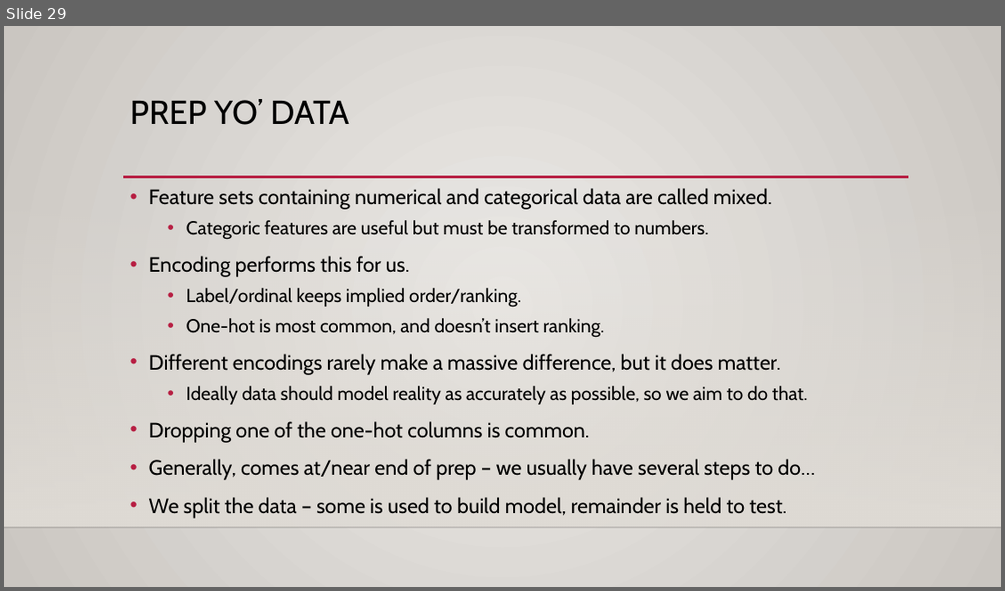
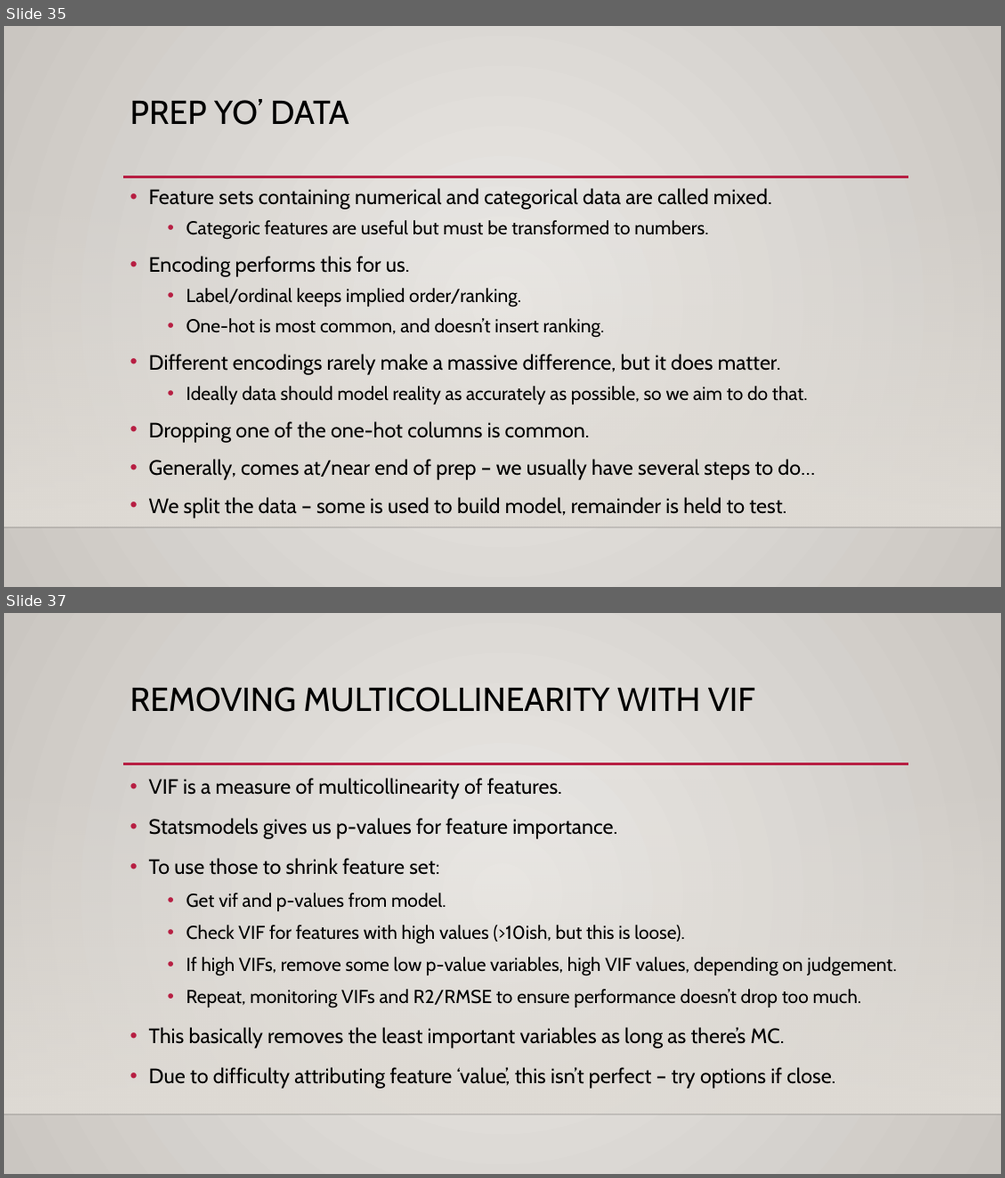
Before and after one commit to AkeemSemperDataScience/Basic_Stats_in_Python_Student_Repository, a slide deck: reference_material/slides/022_encoding.pptx. Shown one above the other, each under a label of ours: slide 29 before the commit, slides 35 and 37 after it; the slides between them are not shown. The pictures are 1005x591 and 1005x1178 pixels, drawn with LibreOffice and Linux fonts; fonts in the diff are those of the drawing; background and template pictures are left out. Boxes give left, top, right and bottom in pixels: in the first picture for what was removed or moved away, otherwise in the second. Text is boxed around its words. In the diff, an @@ line names an element or a change of style, - is before the commit and + after.

```diff
--- a/reference_material/slides/022_encoding.pptx
+++ b/reference_material/slides/022_encoding.pptx
@@ slide 37 added at [4,613,1001,1174], background gradient #ECEAE7 to #CAC7C1; not listed: 3 template elements that a slide beside it also shows @@
@@ title added at [130,687,755,712], 32 pt, text #000000 @@
+REMOVING MULTICOLLINEARITY WITH VIF
@@ text added at [149,778,896,1088], 20 pt, text #000000 @@
+• VIF is a measure of multicollinearity of features.
+• Statsmodels gives us p-values for feature importance.
+• To use those to shrink feature set:
+  • Get vif and p-values from model.
+  • Check VIF for features with high values (>10ish, but this is loose).
+  • If high VIFs, remove some low p-value variables, high VIF values, depending on judgement.
+  • Repeat, monitoring VIFs and R2/RMSE to ensure performance doesn’t drop too much.
+• This basically removes the least important variables as long as there’s MC.
+• Due to difficulty attributing feature ‘value’, this isn’t perfect – try options if close.
@@ what was slide 29 is now slide 35 @@
```
Also in this commit, not shown: 6 slides changed, 10 other slides added, 7 other files.
